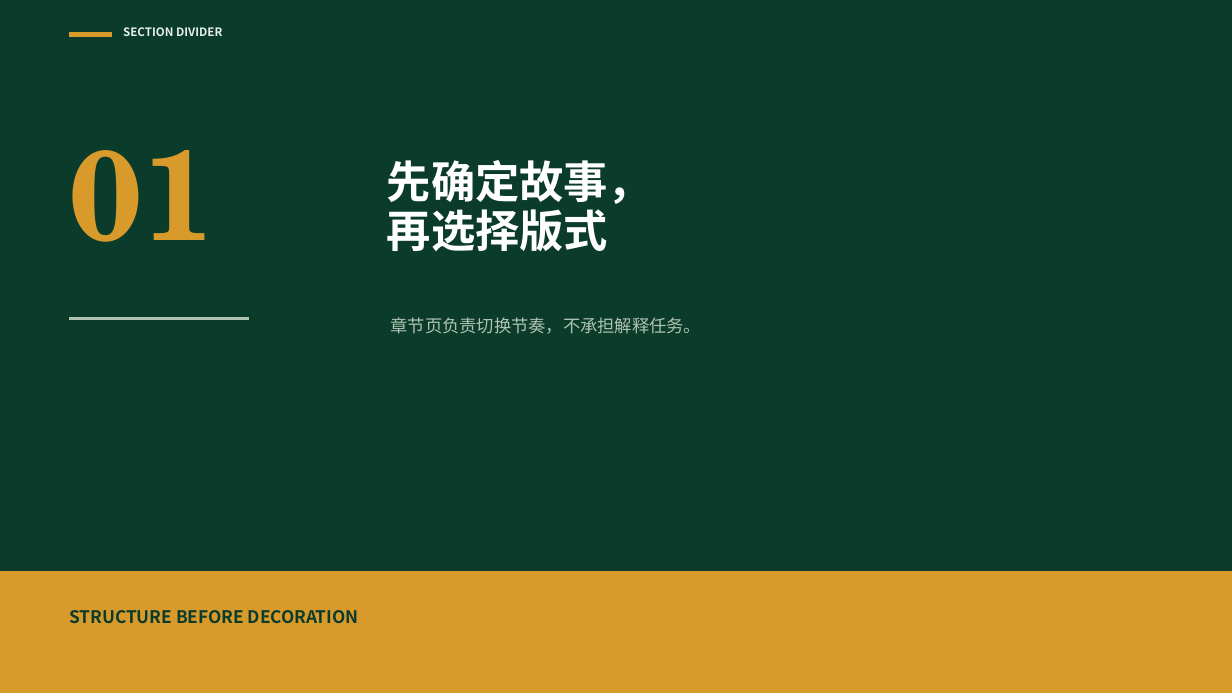
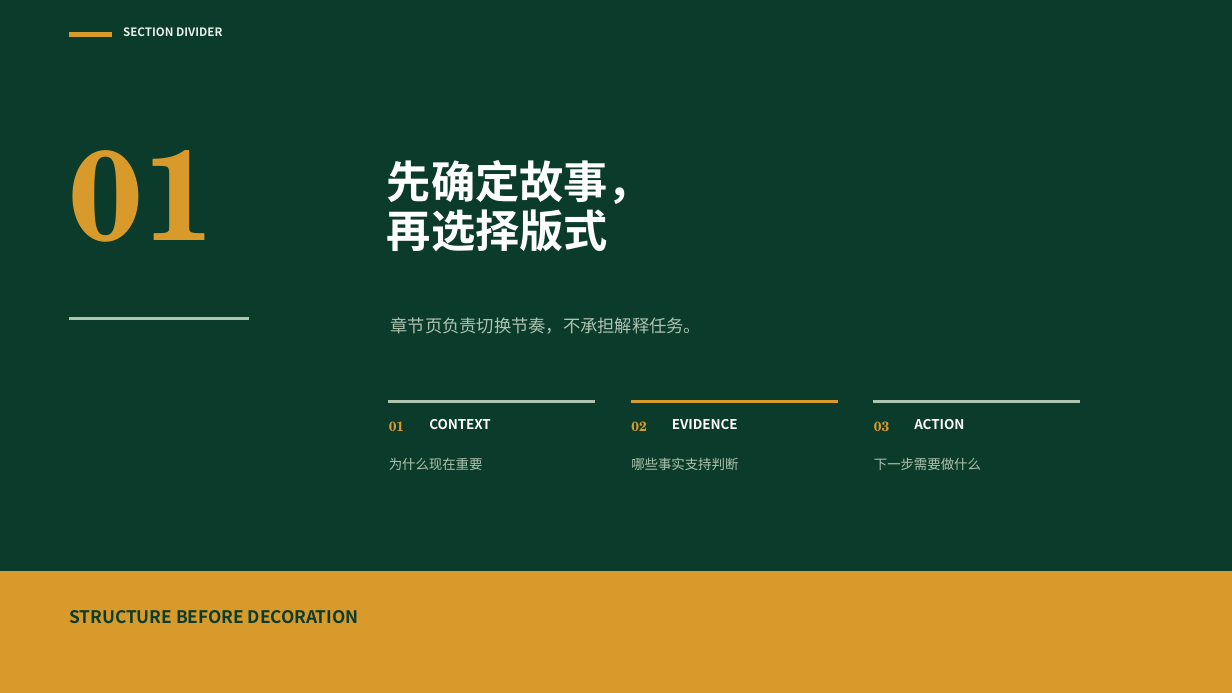
Before and after one commit to zhoy0409-debug/build-premium-pptx, a slide deck: slide 4 of assets/premium-green-layout-kit.pptx. Drawn at 1232x693 pixels with LibreOffice and Linux fonts; fonts in the diff are those of the drawing. Boxes give left, top, right and bottom in pixels: in the first picture for what was removed or moved away, otherwise in the second. Text is boxed around its words. In the diff, an @@ line names an element or a change of style, - is before the commit and + after.

```diff
--- a/assets/premium-green-layout-kit.pptx
+++ b/assets/premium-green-layout-kit.pptx
@@ rectangle added at <box>389,400,595,402</box>, fill #AFC3B2, outline #AFC3B2 0 pt @@
@@ text added at <box>429,419,491,429</box>, 10.5 pt, text #FFFFFF, bold @@
+CONTEXT
@@ rectangle added at <box>631,400,837,402</box>, fill #D89A2B, outline #D89A2B 0 pt @@
@@ text added at <box>672,419,738,429</box>, 10.5 pt, text #FFFFFF, bold @@
+EVIDENCE
@@ rectangle added at <box>874,400,1080,402</box>, fill #AFC3B2, outline #AFC3B2 0 pt @@
@@ text added at <box>914,419,964,429</box>, 10.5 pt, text #FFFFFF, bold @@
+ACTION
@@ text added at <box>389,421,404,431</box>, 10.5 pt, text #D89A2B, bold @@
+01
@@ text added at <box>631,421,646,431</box>, 10.5 pt, text #D89A2B, bold @@
+02
@@ text added at <box>874,421,889,431</box>, 10.5 pt, text #D89A2B, bold @@
+03
@@ text added at <box>389,458,483,470</box>, 10.5 pt, text #AFC3B2 @@
+为什么现在重要
@@ text added at <box>631,457,738,470</box>, 10.5 pt, text #AFC3B2 @@
+哪些事实支持判断
@@ text added at <box>874,457,981,470</box>, 10.5 pt, text #AFC3B2 @@
+下一步需要做什么
```
Also in this commit, not shown: 9 other slides changed, 10 other files.
